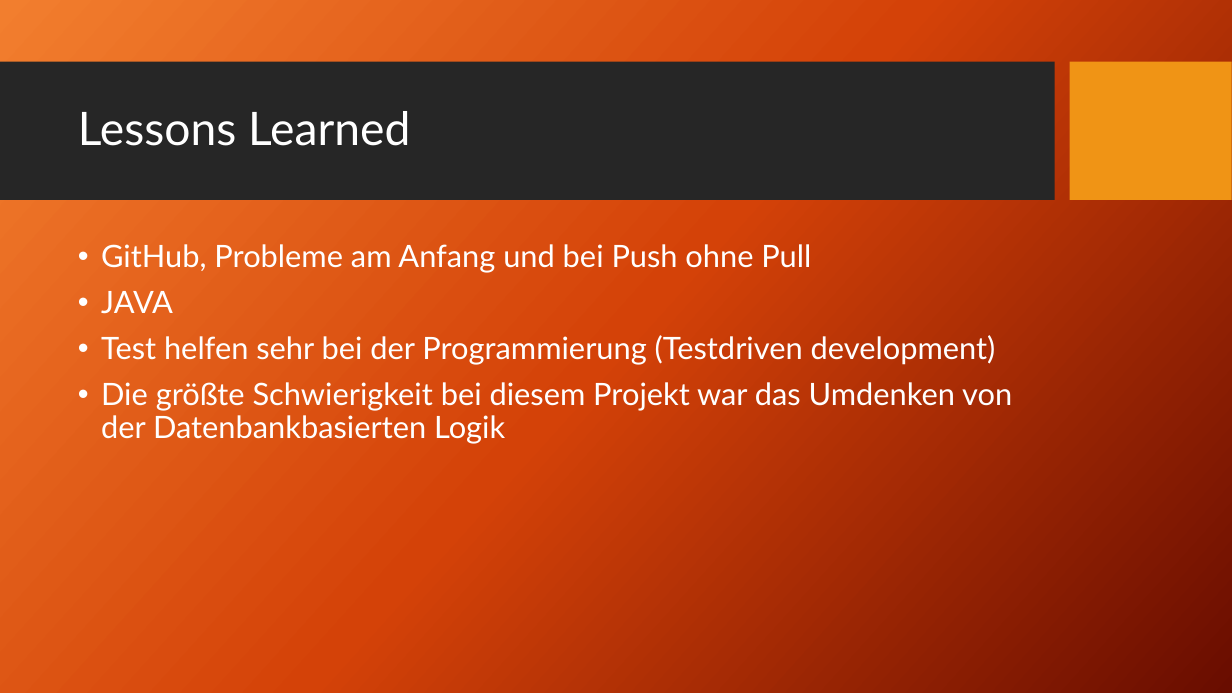
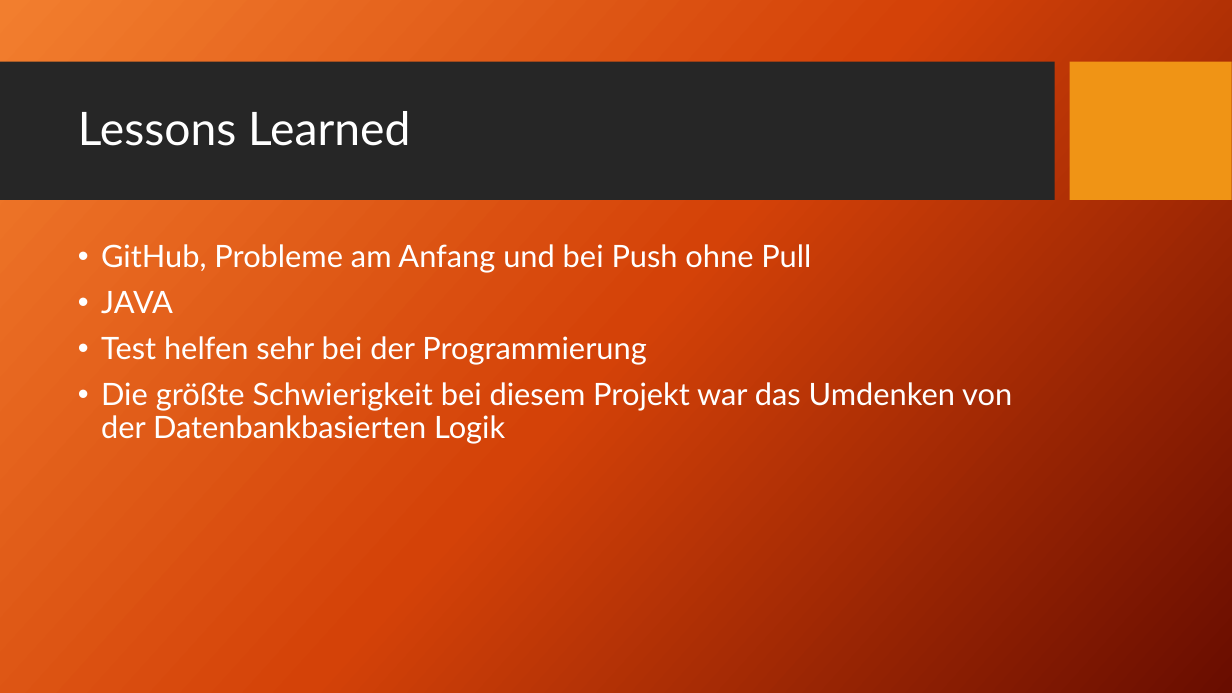
Before and after one commit to fh-erfurt/AICard, a slide deck: slide 8 of Präsentationen/3_Präsentation.pptx (slide 7 before the commit). Drawn at 1232x693 pixels with LibreOffice and Linux fonts; fonts in the diff are those of the drawing; background and template pictures are left out. Boxes give left, top, right and bottom in pixels: in the first picture for what was removed or moved away, otherwise in the second. Text is boxed around its words. In the diff, an @@ line names an element or a change of style, - is before the commit and + after.

```diff
--- a/Präsentationen/3_Präsentation.pptx
+++ b/Präsentationen/3_Präsentation.pptx
@@ text at [101, 336, 646, 365]: text changed @@
-• Test helfen sehr bei der Programmierung (Testdriven development)
+• Test helfen sehr bei der Programmierung
```
Also in this commit, not shown: 2 other slides changed, 3 other files.
